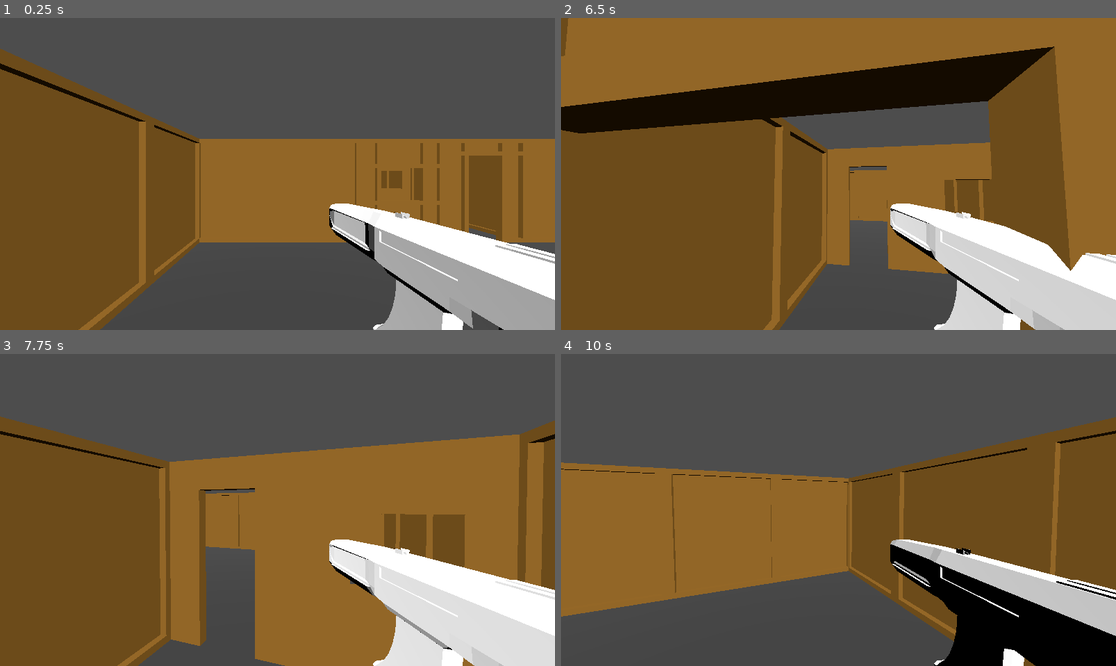
Above: before the commit, frames 1-4 (two rows, left to right).
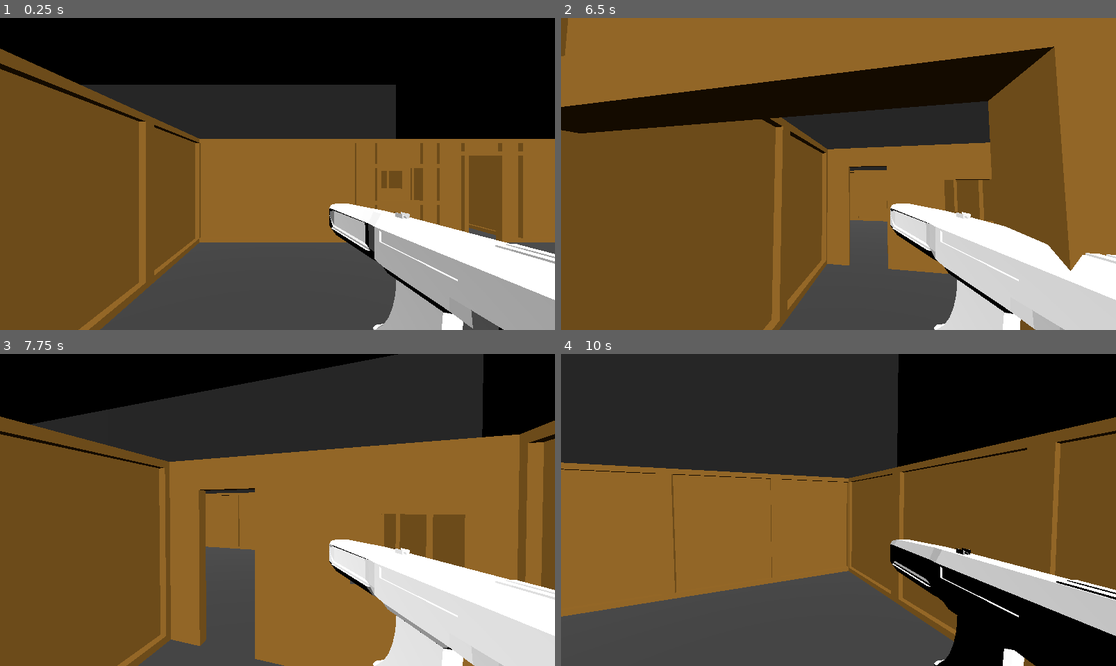
Above: after the commit, the same moments.

Repository: Vojguard/Diegetic-Yellow
Game: Godot game, scene res://MainScene/main_scene.tscn
Same seed, same stepped clock (60 frames per second), same inputs: the game is played once before the commit and once after it.
Inputs (mouse positions are in pixels of both pictures, inside the frame that each line leads up to):
- Up to frame 1 (0.25 s): no input
- Up to frame 2 (6.5 s): tap Enter at 0.5, 3.5 s; move the mouse to (866, 174) at 0.52 s; hold E (interact) 0.53-1.28 s; hold W (forward) 0.53-5.78 s; tap Space (jump) at 0.77, 1.52, 2.75, 3.02, 3.77, 4.52, 5.75, 6.02 s; move the mouse to (810, 174) at 1.27 s; click (810, 174) at 1.35 s; move the mouse to (849, 167) at 2.02 s; hold E (interact) 2.03-2.78 s; move the mouse to (832, 180) at 2.77 s; click (832, 180) at 2.85 s; move the mouse to (877, 177) at 3.52 s; hold E (interact) 3.53-4.28 s; move the mouse to (794, 170) at 4.27 s; click (794, 170) at 4.35 s; move the mouse to (844, 174) at 5.02 s; hold E (interact) 5.03-5.78 s; move the mouse to (816, 167) at 5.77 s; hold D (right) from 5.78 s (still down); click (816, 167) at 5.85 s
- Up to frame 3 (7.75 s): move the mouse to (305, 510) at 6.52 s; release D (right) at 6.53 s; hold E (interact) 6.53-7.28 s; hold W (forward) from 6.53 s (still down); tap Space (jump) at 6.77, 7.52 s; move the mouse to (249, 510) at 7.27 s; click (249, 510) at 7.35 s
- Up to frame 4 (10 s): move the mouse to (849, 503) at 8.02 s; hold E (interact) 8.03-8.78 s; tap Enter at 8.75 s; move the mouse to (832, 516) at 8.77 s; release W (forward) at 8.78 s; hold A (left) 8.78-9.53 s; click (832, 516) at 8.85 s; tap Space (jump) at 9.02, 9.77 s; move the mouse to (877, 513) at 9.52 s; hold W (forward) from 9.53 s (still down); hold E (interact) from 9.53 s (still down)

The runs differ from the first frame. In frame 1, 34% of the frame differs, in the area x 0-100%, y 0-39%; in frame 2, 4.2%; in frame 3, 29%; in frame 4, 34%, in the area x 0-100%, y 0-99%.

Commit message:
hangar and roof

Diff:
--- a/MainScene/main_scene.tscn
+++ b/MainScene/main_scene.tscn
@@ -10,6 +10,8 @@
 [ext_resource type="PackedScene" uid="uid://cqo83hkshkihh" path="res://Objects/Environment/wall_low.tscn" id="6_ji2x1"]
 [ext_resource type="PackedScene" uid="uid://dduifyfmja5tk" path="res://Objects/Environment/window.tscn" id="7_l5w4b"]
 [ext_resource type="PackedScene" uid="uid://ejrfeg3guuuo" path="res://Objects/Environment/wall_short.tscn" id="9_ji2x1"]
+[ext_resource type="PackedScene" uid="uid://cxed0t0aoghna" path="res://Objects/Environment/hangar.tscn" id="11_1m37m"]
+[ext_resource type="Material" uid="uid://cevxkbwlia6qp" path="res://Materials/hangar_material.tres" id="12_5ltmk"]
 
 [sub_resource type="PlaneMesh" id="PlaneMesh_25u3m"]
 material = ExtResource("2_l5w4b")
@@ -18,6 +20,11 @@
 [sub_resource type="BoxShape3D" id="BoxShape3D_25u3m"]
 size = Vector3(50, 0.1, 80)
 
+[sub_resource type="PlaneMesh" id="PlaneMesh_48xrq"]
+material = ExtResource("12_5ltmk")
+flip_faces = true
+size = Vector2(52, 82)
+
 [node name="MainScene" type="Node3D"]
 script = ExtResource("1_qjv46")
 
@@ -1119,3 +1126,10 @@
 
 [node name="ShortWall2" parent="." instance=ExtResource("9_ji2x1")]
 transform = Transform3D(-1, 0, -8.742278e-08, 0, 1, 0, 8.742278e-08, 0, -1, 24.5, 0, -6)
+
+[node name="Hangar" parent="." instance=ExtResource("11_1m37m")]
+transform = Transform3D(1, 0, 0, 0, 1, 0, 0, 0, 1, 0, -0.21, 0)
+
+[node name="Roof" type="MeshInstance3D" parent="."]
+transform = Transform3D(1, 0, 0, 0, 1, 0, 0, 0, 1, 0, 10, 0)
+mesh = SubResource("PlaneMesh_48xrq")
--- /dev/null
+++ b/Materials/hangar_material.tres
@@ -0,0 +1,5 @@
+[gd_resource type="StandardMaterial3D" format=3 uid="uid://cevxkbwlia6qp"]
+
+[resource]
+albedo_color = Color(0.13319641, 0.13319641, 0.13319638, 1)
+metallic_specular = 0.0
--- /dev/null
+++ b/Objects/Environment/hangar.tscn
@@ -0,0 +1,29 @@
+[gd_scene load_steps=4 format=3 uid="uid://cxed0t0aoghna"]
+
+[ext_resource type="PackedScene" uid="uid://0cr86jin5fkb" path="res://Models/hangar.glb" id="1_eyu3u"]
+
+[sub_resource type="BoxShape3D" id="BoxShape3D_tfrf4"]
+size = Vector3(52, 10, 1)
+
+[sub_resource type="BoxShape3D" id="BoxShape3D_38qua"]
+size = Vector3(1, 10, 82)
+
+[node name="Hangar" type="StaticBody3D"]
+
+[node name="CollisionShape3D" type="CollisionShape3D" parent="."]
+transform = Transform3D(1, 0, 0, 0, 1, 0, 0, 0, 1, 0, 5, -40.5)
+shape = SubResource("BoxShape3D_tfrf4")
+
+[node name="CollisionShape3D2" type="CollisionShape3D" parent="."]
+transform = Transform3D(1, 0, 0, 0, 1, 0, 0, 0, 1, 0, 5, 40.5)
+shape = SubResource("BoxShape3D_tfrf4")
+
+[node name="CollisionShape3D3" type="CollisionShape3D" parent="."]
+transform = Transform3D(1, 0, 0, 0, 1, 0, 0, 0, 1, -25.5, 5, 0)
+shape = SubResource("BoxShape3D_38qua")
+
+[node name="CollisionShape3D4" type="CollisionShape3D" parent="."]
+transform = Transform3D(1, 0, 0, 0, 1, 0, 0, 0, 1, 25.5, 5, 0)
+shape = SubResource("BoxShape3D_38qua")
+
+[node name="hangar" parent="." instance=ExtResource("1_eyu3u")]
Not shown: 1 places in MainScene/main_scene.tscn that only renumber resources
Binary file added: Models/hangar.glb
Not shown, added: Models/hangar.glb.import
Not shown, added: Blender/hangar.blend
Not shown, added: Blender/hangar.blend1
